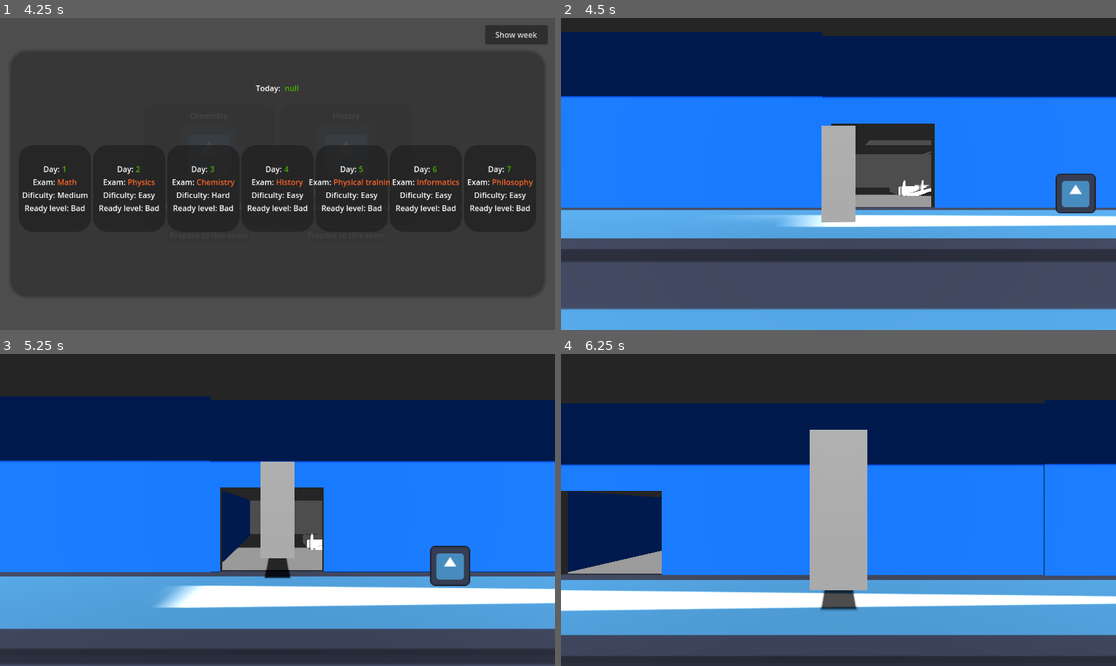
Above: before the commit, frames 1-4 (two rows, left to right).
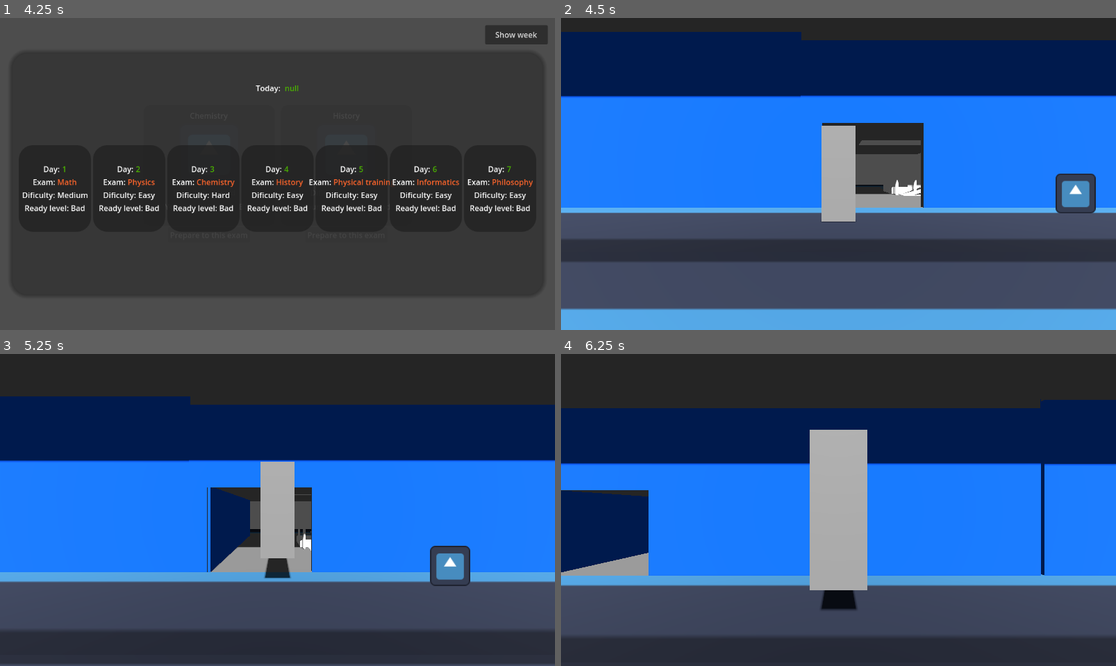
Above: after the commit, the same moments.

Repository: sudo-m3z1m/MakeItBeforeTheTest
Game: Godot game, scene res://Prefabs/UI/main_manu.tscn
Two runs of this game, one before a commit and one after it. Both use one fixed random seed, a clock stepped at 60 frames per second and the inputs below. The engine's default icon, where the game draws it, is replaced by a stand-in: a white triangle on a blue panel in a dark square.
Inputs:
- Up to frame 1 (4.25 s): click "Play!" at 0.5 s; click "Play on computer" at 1.25 s; click "Play on computer" at 2 s; click "Show week" at 2.75 s; click "Prepare to passing exam" at 3.5 s
- Up to frame 2 (4.5 s): click "Prepare to this exam" at 4.25 s
- Up to frame 3 (5.25 s): tap Enter (ui_accept) at 5 s; hold D (Right) from 5.03 s (still down)
- Up to frame 4 (6.25 s): tap Enter (ui_accept) at 5.27, 6.02 s; release D (Right) at 5.78 s; hold S (Down) from 5.78 s (still down)

Frame 1 is identical in both runs. In frame 2, 14% of the frame differs, in the area x 0-100%, y 4-74%; in frame 3, 25%; in frame 4, 26%, in the area x 0-100%, y 14-97%.

Commit message:
Remaded upstairs. Now it's in one floor.

Diff:
--- a/Prefabs/Univercity/test_scene.tscn
+++ b/Prefabs/Univercity/test_scene.tscn
@@ -18,9 +18,9 @@
 [node name="TestScene" type="Node3D"]
 
 [node name="CSGBox3D" type="CSGBox3D" parent="."]
-transform = Transform3D(1, 0, 0, 0, 1, 0, 0, 0, 1, 1.15825, -2.41226, 0.33829)
+transform = Transform3D(1, 0, 0, 0, 1, 0, 0, 0, 1, 1.15825, -2.41226, -6.69107)
 use_collision = true
-size = Vector3(125.12, 5.31885, 3.83179)
+size = Vector3(125.12, 5.31885, 17.8905)
 material = SubResource("StandardMaterial3D_qrxs7")
 
 [node name="Player" parent="." instance=ExtResource("2_kblx5")]
@@ -54,7 +54,7 @@
 material = SubResource("StandardMaterial3D_ilteh")
 
 [node name="Wall3" type="CSGBox3D" parent="."]
-transform = Transform3D(1, 0, 0, 0, 1, 0, 0, 0, 1, -54.0285, 17.3467, -5.99272)
+transform = Transform3D(1, 0, 0, 0, 1, 0, 0, 0, 1, -54.7221, 17.3467, -5.97167)
 use_collision = true
 size = Vector3(15.6916, 34.3514, 9.18701)
 material = SubResource("StandardMaterial3D_ilteh")
@@ -87,82 +87,55 @@
 speed_decrease_multiplier = 0.1
 
 [node name="LeftWingUpstairs" type="Node3D" parent="."]
-transform = Transform3D(1, 0, 0, 0, 1, 0, 0, 0, 1, -24.2607, 0, 0)
+transform = Transform3D(1, 0, 0, 0, 1, 0, 0, 0, 1, -36.5, 0, 0)
 
 [node name="Upstairs" parent="LeftWingUpstairs" instance=ExtResource("5_ohu2p")]
-transform = Transform3D(1.6, 0, 0, 0, 1.6, 0, 0, 0, 1.6, -11.9305, 0.0287373, -6.62322)
+transform = Transform3D(1.61, 0, 0, 0, 1.61, 0, 0, 0, 1.61, 0, 0, -6.62963)
 
 [node name="Upstairs2" parent="LeftWingUpstairs" instance=ExtResource("5_ohu2p")]
-transform = Transform3D(1.6, 0, 0, 0, 1.6, 0, 0, 0, 1.6, -11.9544, 7.47432, -6.62322)
-
-[node name="CSGBox3D2" parent="LeftWingUpstairs/Upstairs2/FirstFloorCell/FirstFloor" index="0"]
-visible = true
+transform = Transform3D(1.61, 0, 0, 0, 1.61, 0, 0, 0, 1.61, 0, 7.347, -6.63)
 
 [node name="Upstairs3" parent="LeftWingUpstairs" instance=ExtResource("5_ohu2p")]
-transform = Transform3D(1.6, 0, 0, 0, 1.6, 0, 0, 0, 1.6, -11.9544, 14.9386, -6.62322)
-
-[node name="CSGBox3D2" parent="LeftWingUpstairs/Upstairs3/FirstFloorCell/FirstFloor" index="0"]
-visible = true
+transform = Transform3D(1.61, 0, 0, 0, 1.61, 0, 0, 0, 1.61, 0, 14.8492, -6.63)
 
 [node name="Upstairs4" parent="LeftWingUpstairs" instance=ExtResource("5_ohu2p")]
-transform = Transform3D(1.6, 0, 0, 0, 1.6, 0, 0, 0, 1.6, -11.9544, 22.3656, -6.62322)
+transform = Transform3D(1.61, 0, 0, 0, 1.61, 0, 0, 0, 1.61, 0, 22.297, -6.63)
 
-[node name="CSGBox3D2" parent="LeftWingUpstairs/Upstairs4/FirstFloorCell/FirstFloor" index="0"]
-visible = true
+[node name="Upstairs5" parent="LeftWingUpstairs" instance=ExtResource("5_ohu2p")]
+transform = Transform3D(1.61, 0, 0, 0, 1.61, 0, 0, 0, 1.61, 0, 29.7131, -6.63)
 
 [node name="RightWingUpstairs" type="Node3D" parent="."]
+transform = Transform3D(1, 0, 0, 0, 1, 0, 0, 0, 1, 56.2543, 0, 0)
 
 [node name="Upstairs" parent="RightWingUpstairs" instance=ExtResource("5_ohu2p")]
-transform = Transform3D(1.6, 0, 0, 0, 1.6, 0, 0, 0, 1.6, 55.9267, 0.0287373, -6.62322)
+transform = Transform3D(1.61, 0, 0, 0, 1.61, 0, 0, 0, 1.61, 0, 0, -6.62963)
 
 [node name="Upstairs2" parent="RightWingUpstairs" instance=ExtResource("5_ohu2p")]
-transform = Transform3D(1.6, 0, 0, 0, 1.6, 0, 0, 0, 1.6, 55.9267, 7.47432, -6.62322)
-
-[node name="CSGBox3D2" parent="RightWingUpstairs/Upstairs2/FirstFloorCell/FirstFloor" index="0"]
-visible = true
+transform = Transform3D(1.61, 0, 0, 0, 1.61, 0, 0, 0, 1.61, 0, 7.347, -6.63)
 
 [node name="Upstairs3" parent="RightWingUpstairs" instance=ExtResource("5_ohu2p")]
-transform = Transform3D(1.6, 0, 0, 0, 1.6, 0, 0, 0, 1.6, 55.927, 14.939, -6.623)
-
-[node name="CSGBox3D2" parent="RightWingUpstairs/Upstairs3/FirstFloorCell/FirstFloor" index="0"]
-visible = true
+transform = Transform3D(1.61, 0, 0, 0, 1.61, 0, 0, 0, 1.61, 0, 14.8492, -6.63)
 
 [node name="Upstairs4" parent="RightWingUpstairs" instance=ExtResource("5_ohu2p")]
-transform = Transform3D(1.6, 0, 0, 0, 1.6, 0, 0, 0, 1.6, 55.927, 22.366, -6.623)
+transform = Transform3D(1.61, 0, 0, 0, 1.61, 0, 0, 0, 1.61, 0, 22.297, -6.63)
 
-[node name="CSGBox3D2" parent="RightWingUpstairs/Upstairs4/FirstFloorCell/FirstFloor" index="0"]
-visible = true
+[node name="Upstairs5" parent="RightWingUpstairs" instance=ExtResource("5_ohu2p")]
+transform = Transform3D(1.61, 0, 0, 0, 1.61, 0, 0, 0, 1.61, 0, 29.7131, -6.63)
 
 [node name="MiddleWingUpstairs" type="Node3D" parent="."]
-transform = Transform3D(1, 0, 0, 0, 1, 0, 0, 0, 1, -51.8866, 0, 0)
+transform = Transform3D(1, 0, 0, 0, 1, 0, 0, 0, 1, 9, 0, 0)
 
 [node name="Upstairs" parent="MiddleWingUpstairs" instance=ExtResource("5_ohu2p")]
-transform = Transform3D(1.6, 0, 0, 0, 1.6, 0, 0, 0, 1.6, 61.333, 0.0287373, -6.62322)
+transform = Transform3D(1.61, 0, 0, 0, 1.61, 0, 0, 0, 1.61, 0, 0, -6.62963)
 
 [node name="Upstairs2" parent="MiddleWingUpstairs" instance=ExtResource("5_ohu2p")]
-transform = Transform3D(1.6, 0, 0, 0, 1.6, 0, 0, 0, 1.6, 61.333, 7.47432, -6.62322)
-
-[node name="CSGBox3D2" parent="MiddleWingUpstairs/Upstairs2/FirstFloorCell/FirstFloor" index="0"]
-visible = true
+transform = Transform3D(1.61, 0, 0, 0, 1.61, 0, 0, 0, 1.61, 0, 7.347, -6.63)
 
 [node name="Upstairs3" parent="MiddleWingUpstairs" instance=ExtResource("5_ohu2p")]
-transform = Transform3D(1.6, 0, 0, 0, 1.6, 0, 0, 0, 1.6, 61.3333, 14.939, -6.623)
-
-[node name="CSGBox3D2" parent="MiddleWingUpstairs/Upstairs3/FirstFloorCell/FirstFloor" index="0"]
-visible = true
+transform = Transform3D(1.61, 0, 0, 0, 1.61, 0, 0, 0, 1.61, 0, 14.8492, -6.63)
 
 [node name="Upstairs4" parent="MiddleWingUpstairs" instance=ExtResource("5_ohu2p")]
-transform = Transform3D(1.6, 0, 0, 0, 1.6, 0, 0, 0, 1.6, 61.3333, 22.366, -6.623)
+transform = Transform3D(1.61, 0, 0, 0, 1.61, 0, 0, 0, 1.61, 0, 22.297, -6.63)
 
-[node name="CSGBox3D2" parent="MiddleWingUpstairs/Upstairs4/FirstFloorCell/FirstFloor" index="0"]
-visible = true
-
-[editable path="LeftWingUpstairs/Upstairs2"]
-[editable path="LeftWingUpstairs/Upstairs3"]
-[editable path="LeftWingUpstairs/Upstairs4"]
-[editable path="RightWingUpstairs/Upstairs2"]
-[editable path="RightWingUpstairs/Upstairs3"]
-[editable path="RightWingUpstairs/Upstairs4"]
-[editable path="MiddleWingUpstairs/Upstairs2"]
-[editable path="MiddleWingUpstairs/Upstairs3"]
-[editable path="MiddleWingUpstairs/Upstairs4"]
+[node name="Upstairs5" parent="MiddleWingUpstairs" instance=ExtResource("5_ohu2p")]
+transform = Transform3D(1.61, 0, 0, 0, 1.61, 0, 0, 0, 1.61, 0, 29.7131, -6.63)
--- a/Prefabs/Univercity/upstairs.tscn
+++ b/Prefabs/Univercity/upstairs.tscn
@@ -10,18 +10,13 @@
 [node name="Upstairs" type="Node3D"]
 
 [node name="FrontWall" type="CSGBox3D" parent="."]
-transform = Transform3D(1, 0, 0, 0, 1, 0, 0, 0, 1, 0, 3.78432, 3.18041)
+transform = Transform3D(1, 0, 0, 0, 1, 0, 0, 0, 1, 0, 2.42331, 3.1845)
 use_collision = true
-size = Vector3(13.1016, 7.32849, 0.142578)
+size = Vector3(13.1016, 4.60648, 0.150757)
 material = SubResource("StandardMaterial3D_iy3iq")
 
 [node name="CSGBox3D" type="CSGBox3D" parent="FrontWall"]
-transform = Transform3D(1, 0, 0, 0, 1, 0, 0, 0, 1, -4.75735, -2.59299, 0)
-operation = 2
-size = Vector3(2.6665, 2.21979, 1)
-
-[node name="CSGBox3D2" type="CSGBox3D" parent="FrontWall"]
-transform = Transform3D(1, 0, 0, 0, 1, 0, 0, 0, 1, -4.75735, 1.96912, 0)
+transform = Transform3D(1, 0, 0, 0, 1, 0, 0, 0, 1, -4.75735, -1.2193, 0)
 operation = 2
 size = Vector3(2.6665, 2.21979, 1)
 
@@ -30,11 +25,10 @@
 [node name="FirstFloor" type="CSGBox3D" parent="FirstFloorCell"]
 transform = Transform3D(1, 0, 0, 0, 1, 0, 0, 0, 1, 0, 0, 0.00952148)
 use_collision = true
-size = Vector3(13.0566, 0.2, 6.50342)
+size = Vector3(13.057, 0.308, 6.503)
 
 [node name="CSGBox3D2" type="CSGBox3D" parent="FirstFloorCell/FirstFloor"]
 transform = Transform3D(1, 0, 0, 0, 1, 0, 0, 0, 1, 1.09308, 0.0933404, -0.866683)
-visible = false
 operation = 2
 size = Vector3(8.18396, 0.678711, 3.92368)
 
@@ -49,7 +43,7 @@
 size = Vector3(7.61832, 0.678711, 2.09367)
 
 [node name="Stairs" parent="FirstFloorCell" instance=ExtResource("1_2kw4a")]
-transform = Transform3D(-1, 0, -8.74228e-08, 0, 1, 0, 8.74228e-08, 0, -1, 0, 0.555704, 0)
+transform = Transform3D(-1, 0, -1.50996e-07, 0, 1, 0, 1.50996e-07, 0, -1, 0, 0.555704, 0)
 
 [node name="Stairs2" parent="FirstFloorCell" instance=ExtResource("1_2kw4a")]
 transform = Transform3D(1, 0, 0, 0, 1, 0, 0, 0, 1, 0, 2.79499, -1.91598)
@@ -59,7 +53,7 @@
 [node name="SecondFloor" type="CSGBox3D" parent="SecondFloorCell"]
 transform = Transform3D(1, 0, 0, 0, 1, 0, 0, 0, 1, 0, 4.65388, 0)
 use_collision = true
-size = Vector3(13.0566, 0.2, 6.48438)
+size = Vector3(13.057, 0.162, 6.484)
 
 [node name="CSGBox3D" type="CSGBox3D" parent="SecondFloorCell/SecondFloor"]
 transform = Transform3D(1, 0, 0, 0, 1, 0, 0, 0, 1, 1.09308, -0.20766, -0.857162)
